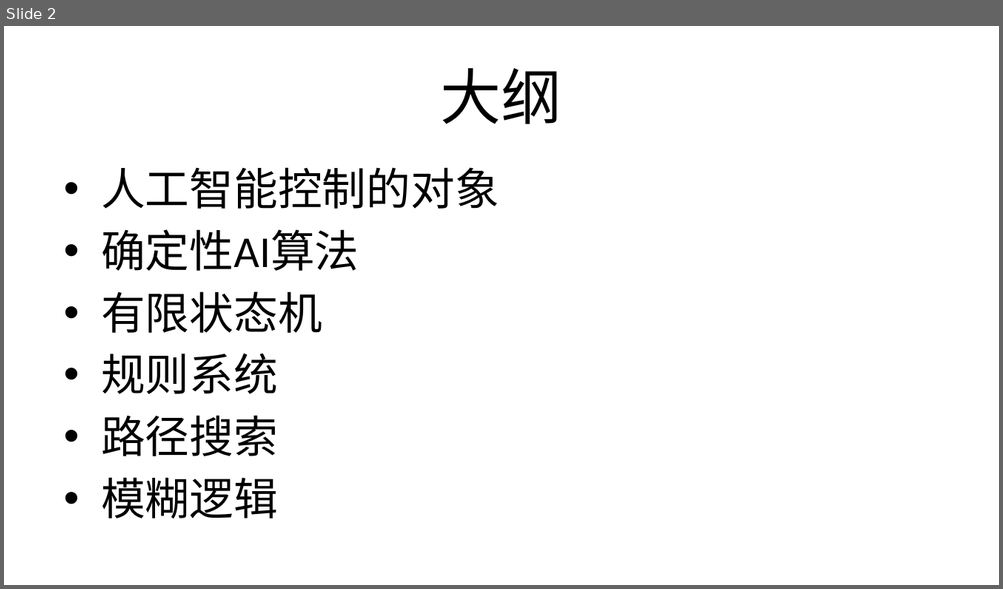
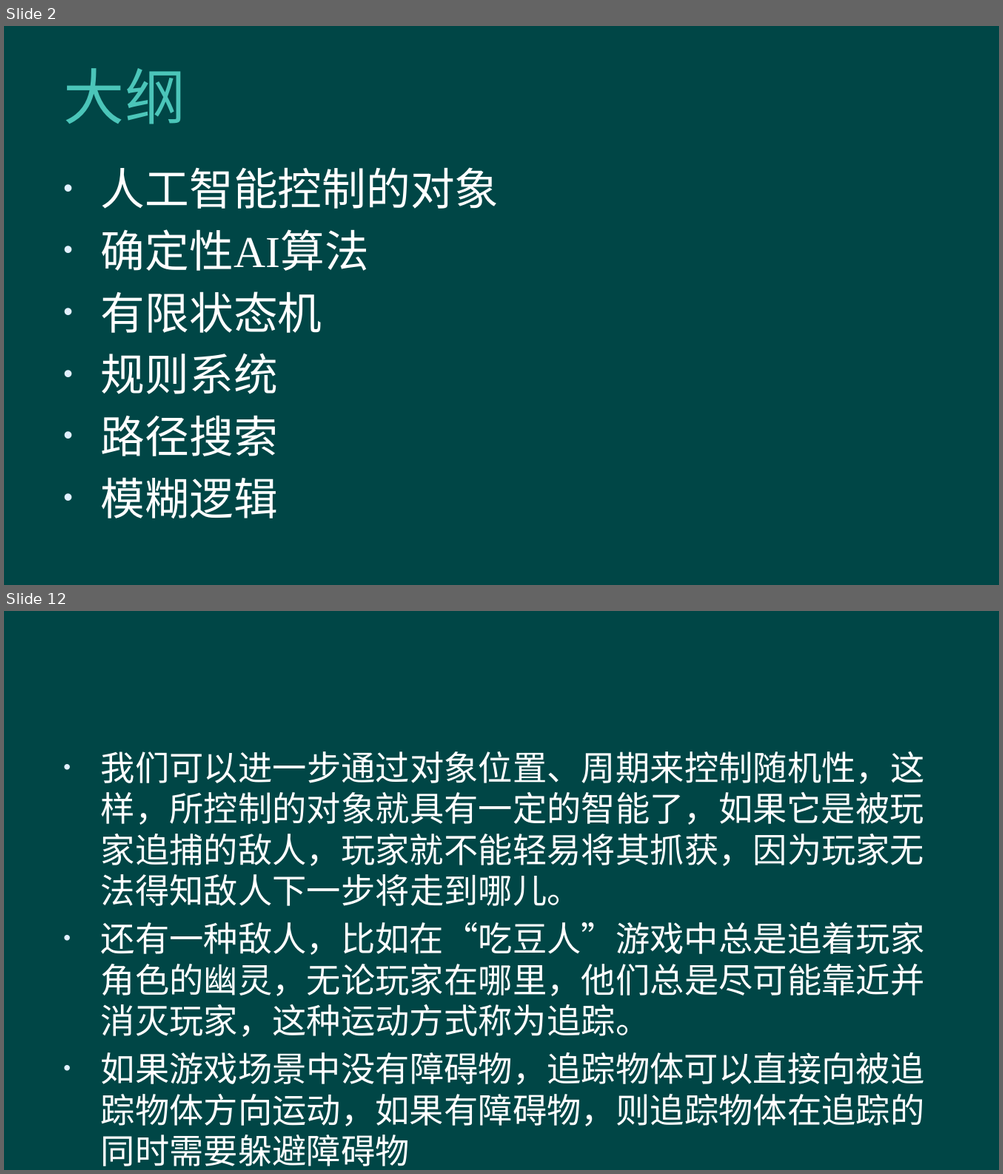
Before and after one commit to hanhonglei/Course_GameEngine, a slide deck: Slides/Principle/13 人工智能/13 人工智能.pptx. Shown one above the other, each under a label of ours: slide 2 before the commit, slides 2 and 12 after it; the slides between them are not shown. The pictures are 1003x589 and 1003x1174 pixels, drawn with LibreOffice and Linux fonts; fonts in the diff are those of the drawing; background and template pictures are left out. Boxes give left, top, right and bottom in pixels: in the first picture for what was removed or moved away, otherwise in the second. Text is boxed around its words. In the diff, an @@ line names an element or a change of style, - is before the commit and + after.

```diff
--- a/Slides/Principle/13 人工智能/13 人工智能.pptx
+++ b/Slides/Principle/13 人工智能/13 人工智能.pptx
@@ slide 12 added at <box>4,611,999,1170</box>, background #004646 @@
@@ text added at <box>101,752,925,1127</box>, 24.8 pt, text #FFFFFF @@
+• 我们可以进一步通过对象位置、周期来控制随机性，这样，所控制的对象就具有一定的智能了，如果它是被玩家追捕的敌人，玩家就不能轻易将其抓获，因为玩家无法得知敌人下一步将走到哪儿。
+• 还有一种敌人，比如在“吃豆人”游戏中总是追着玩家角色的幽灵，无论玩家在哪里，他们总是尽可能靠近并消灭玩家，这种运动方式称为追踪。
+• 如果游戏场景中没有障碍物，追踪物体可以直接向被追踪物体方向运动，如果有障碍物，则追踪物体在追踪的同时需要躲避障碍物
@@ slide 2 changed as well @@
@@ background #FFFFFF to #004646 @@
@@ title "大纲" at <box>63,68,185,124</box>: text colour #000000 to #4BC5B9, letter spacing 0 to 0.5 pt; alignment centre to left @@
@@ text "人工智能控制的对象" at <box>101,167,499,519</box>: font Calibri to Times New Roman, text colour #000000 to #FFFFFF @@
```
Also in this commit, not shown: 1 other slide changed, 83 other slides added, 53 other files.
